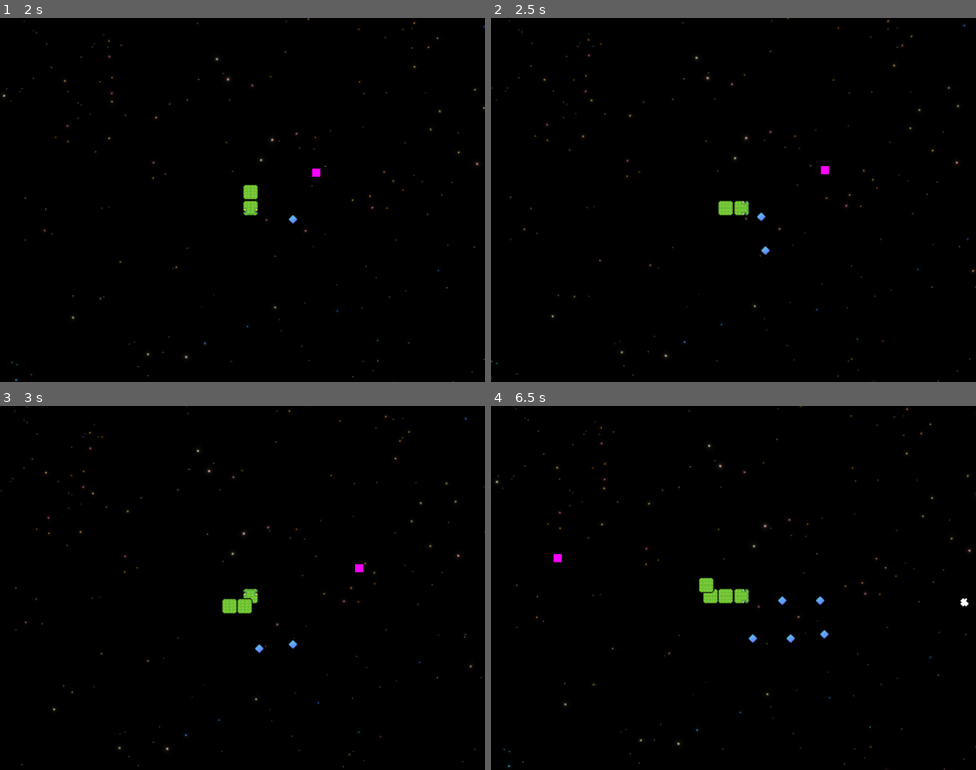
Above: before the commit, frames 1-4 (two rows, left to right).
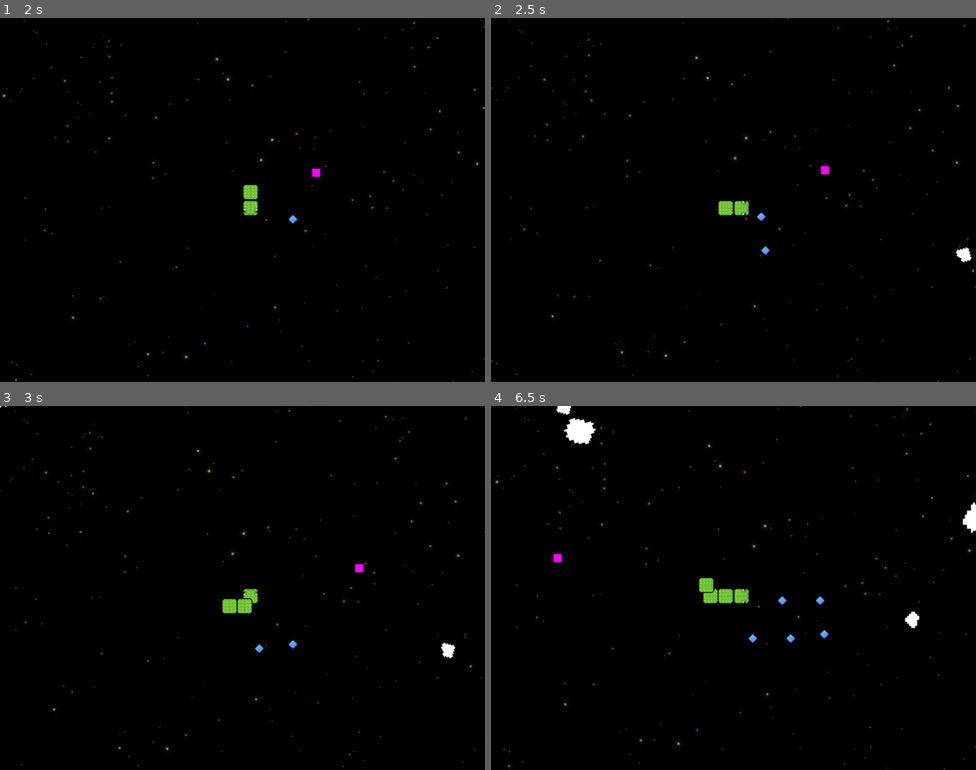
Above: after the commit, the same moments.

Repository: jaerrib/space-snake-survivor
Game: Godot game, scene res://scenes/level/level.tscn
Two runs of this game, one before a commit and one after it. Both use one fixed random seed, a clock stepped at 60 frames per second and the inputs below.
Inputs:
- Up to frame 1 (2 s): hold D (right) 0.53-1.28 s; tap P (xp_spawn) at 0.6, 1.35 s; hold S (down) from 1.28 s (still down)
- Up to frame 2 (2.5 s): release S (down) at 2.03 s; hold D (right) from 2.03 s (still down); tap P (xp_spawn) at 2.1 s
- Up to frame 3 (3 s): release D (right) at 2.78 s; hold Up (up) from 2.78 s (still down); tap P (xp_spawn) at 2.85 s
- Up to frame 4 (6.5 s): release Up (up) at 3.53 s; hold A (left) 3.53-5.03 s; tap P (xp_spawn) every 0.75 s from 3.6 to 5.85 s; hold S (down) 5.03-5.78 s; hold D (right) from 5.78 s (still down)

Frame 1 is identical in both runs. In frame 2, 0.1% of the frame differs, in the area x 95-100%, y 62-68%; in frame 3, 0.1%; in frame 4, 0.7%, in the area x 13-100%, y 0-62%.

Commit message:
Tweak spawn settings for testing

Diff:
--- a/scenes/enemy_spawner/enemy_spawner.tscn
+++ b/scenes/enemy_spawner/enemy_spawner.tscn
@@ -14,8 +14,8 @@
 
 [sub_resource type="Resource" id="Resource_hcuxm"]
 script = ExtResource("2_hibn7")
-time_start = 10
-time_end = 20
+time_start = 0
+time_end = 10
 enemy = 1
 enemy_num = 1
 enemy_spawn_delay = 1
@@ -23,8 +23,8 @@
 
 [sub_resource type="Resource" id="Resource_rrnmd"]
 script = ExtResource("2_hibn7")
-time_start = 20
-time_end = 30
+time_start = 0
+time_end = 10
 enemy = 2
 enemy_num = 1
 enemy_spawn_delay = 1
